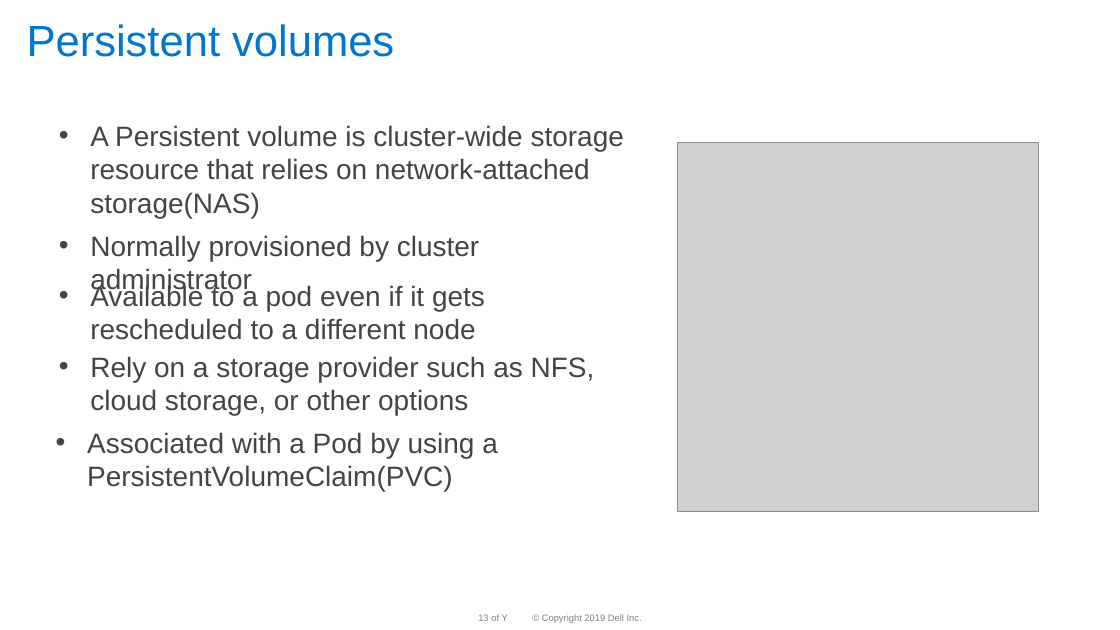
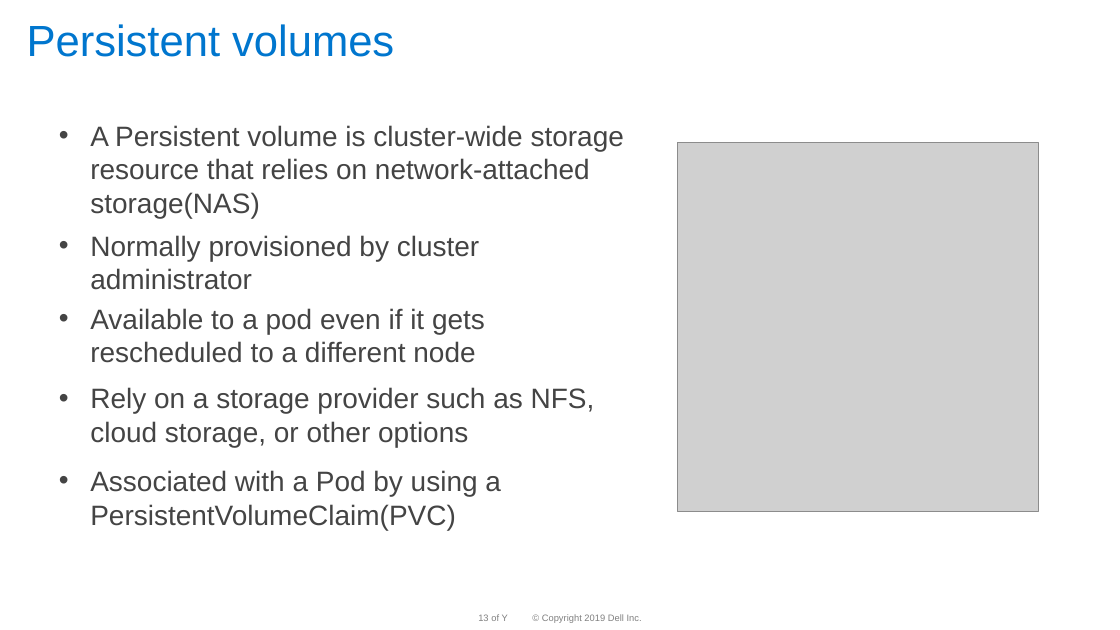
Before and after one commit to dteskubernetesworkshop/spring-boot-k8s-workshop, a slide deck: slide 13 of slides/k8 workshop deck-Day-2 -v 1.0D.pptx. Drawn at 1120x630 pixels with LibreOffice and Linux fonts; fonts in the diff are those of the drawing; grey boxes stand for pictures; background and template pictures are left out. Boxes give left, top, right and bottom in pixels: in the first picture for what was removed or moved away, otherwise in the second. Text is boxed around its words. In the diff, an @@ line names an element or a change of style, - is before the commit and + after.

Commit message:
slides updated

```diff
--- a/slides/k8 workshop deck-Day-2 -v 1.0D.pptx
+++ b/slides/k8 workshop deck-Day-2 -v 1.0D.pptx
@@ text "Available to a pod even ...": place and size @@
-text "Available to a pod even ..." at box(90, 284, 485, 340)
+text "Available to a pod even ..." at box(90, 308, 485, 363)
@@ text "Rely on a storage provider ...": place and size @@
-text "Rely on a storage provider ..." at box(90, 356, 595, 415)
+text "Rely on a storage provider ..." at box(90, 387, 595, 447)
@@ text "Associated with a Pod by ...": place and size @@
-text "Associated with a Pod by ..." at box(87, 432, 498, 492)
+text "Associated with a Pod by ..." at box(90, 470, 501, 530)
```
Also in this commit, not shown: 2 other slides changed, 1 other file.
